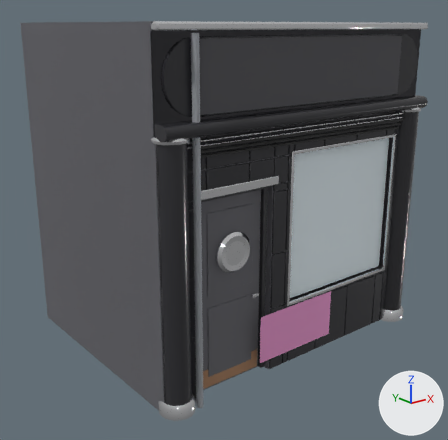
What one commit did to the glTF model assets/buildings/retro_wall_4a.glb.
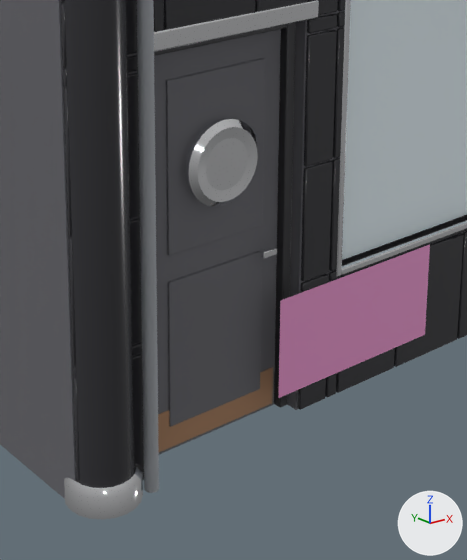
Each version appears first whole from a camera (50 mm lens) standing at (-3.07, -4.85, 3.96) and looking at (1.86, 1.31, 1.5), and next in a close-up on the part from 29% to 78% of the width and 40% to 100% of the height. Lighting does not change. The marker at lower right points along +X, +Y and +Z. The first two pictures are the older version. Vertices at exactly the same position are counted once.

The first close-up shows 'retro_wall_4a'.
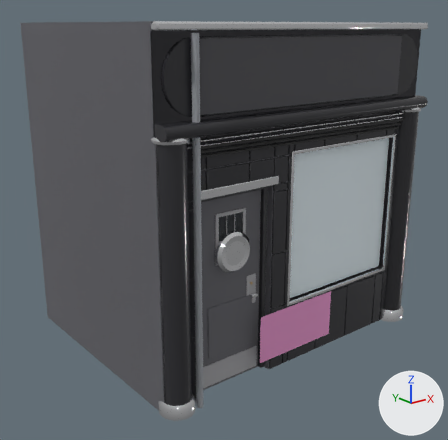
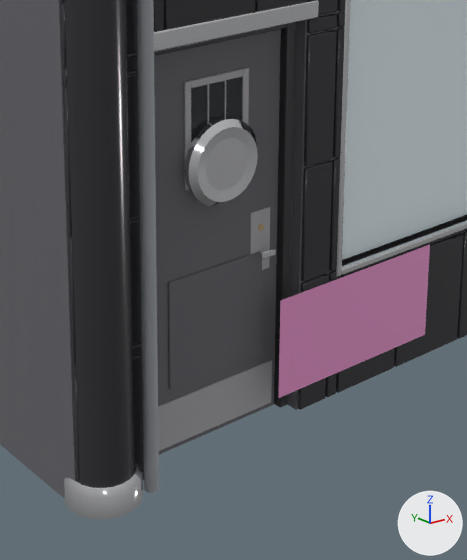
Where the change shows, as pixel boxes (x1, y1, x2, y2) in the close-ups (467 x 560 px; the box of a moved part takes in the faces that stretch with it):
part 1 of me_retro_wall_4a, moved or reshaped: before (158, 367, 273, 452); after (158, 360, 272, 451)
part 2 of me_retro_wall_4a, added: after (250, 207, 270, 270)
part 3 of me_retro_wall_4a, added: after (184, 67, 249, 191)
part 4 of me_retro_wall_4a, moved or reshaped: before (166, 58, 277, 259); after (191, 77, 276, 259)
part 5 of me_retro_wall_4a, moved or reshaped: before (168, 252, 262, 427); after (168, 252, 262, 389)

Edits to the bpy script that builds the scene:
```text
Add mat_brass:
    mat_brass = principled_material('brass')
    mat_brass.base_color = (0.62, 0.45, 0.22)  # brown #ceb381
    mat_brass.metallic = 1.0
    mat_brass.roughness = 0.35
Add mat_galvanized:
    mat_galvanized = principled_material('galvanized')
    mat_galvanized.base_color = (0.5, 0.5, 0.52)  # light grey #bcbcbf
    mat_galvanized.metallic = 0.7
    mat_galvanized.roughness = 0.8
Change me_retro_wall_4a:
    used by ob_retro_wall_4a; location = (0.0, 0.0, 0.0)
    remove me_retro_wall_4a.from_pydata(...)  # 2832 vertices, 5288 faces; spans x -0.03..4.03, y -0.2..3.0, z 0.0..4.0
    add me_retro_wall_4a.from_pydata(...)  # 3252 vertices, 6098 faces; spans x -0.03..4.03, y -0.2..3.0, z 0.0..4.0
    me_retro_wall_4a part 1: the loose piece of 56 vertices spanning x 0.58..1.42, y 0.11..0.12, z 0.02..0.25 is scaled about its middle by (0.976, 1.41, 1.17), then moved by (0.0, 0.0, 0.03), in mat_galvanized (light grey #bcbcbf)
    me_retro_wall_4a part 2: the loose piece of 56 vertices spanning x 0.68..1.32, y 0.11..0.12, z 0.15..1.0 is copied, and the copy is scaled about its middle by (0.215, -0.363, -0.422), then moved by (0.31, 0.0, 0.49), in mat_galvanized (light grey #bcbcbf); it spans x 1.24..1.38, y 0.11..0.12, z 0.88..1.24
    me_retro_wall_4a part 3: a new loose piece of 216 vertices spanning x 0.79..1.21, y 0.11..0.12, z 1.48..2.06, in mat_galvanized (light grey #bcbcbf)
    me_retro_wall_4a part 4: 5 vertices moved from x 0.68..1.32, y 0.05..0.12, z 0.98..1.15 to x 1.28..1.32, y 0.05..0.12, z 0.98..1.16; 114 vertices removed from x 0.68..1.38, y 0.05..0.12, z 0.98..2.09; 78 vertices added at x 0.83..1.37, y 0.05..0.12, z 0.98..2.02
    me_retro_wall_4a part 5: 28 vertices moved from x 0.68..1.32, y 0.11..0.12, z 0.15 to x 0.68..1.32, y 0.11..0.12, z 0.38
    other edits to the shape of me_retro_wall_4a do not show in these pictures
    remove me_retro_wall_4a.materials.append(mat_metal_rust)  # brown #aa8161
    add me_retro_wall_4a.materials.append(mat_galvanized)  # light grey #bcbcbf
    add me_retro_wall_4a.materials.append(mat_brass)  # brown #ceb381
```
